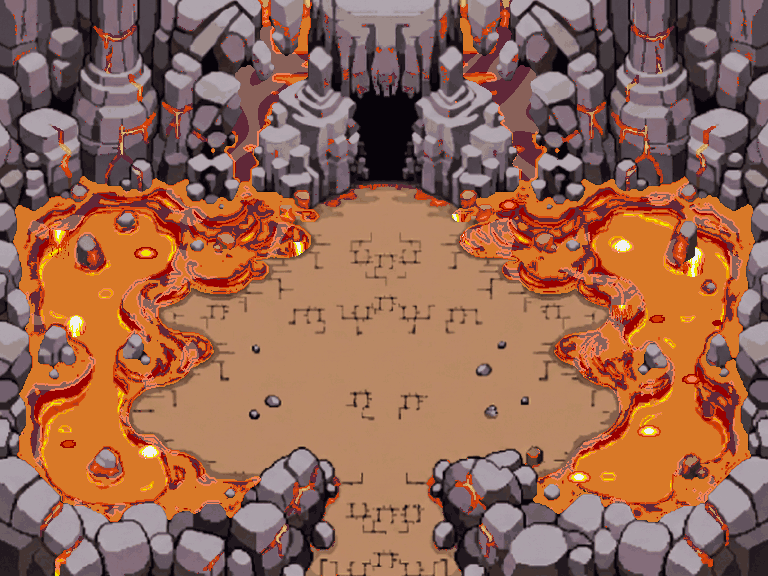
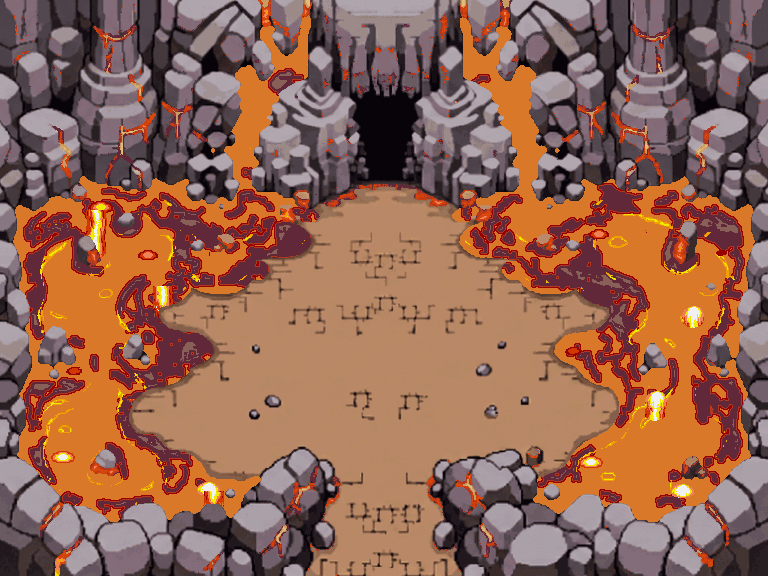
Layers edited between the first and the second (768, 576) image:
painted on "lave" over left=13, top=15, right=755, bottom=522
